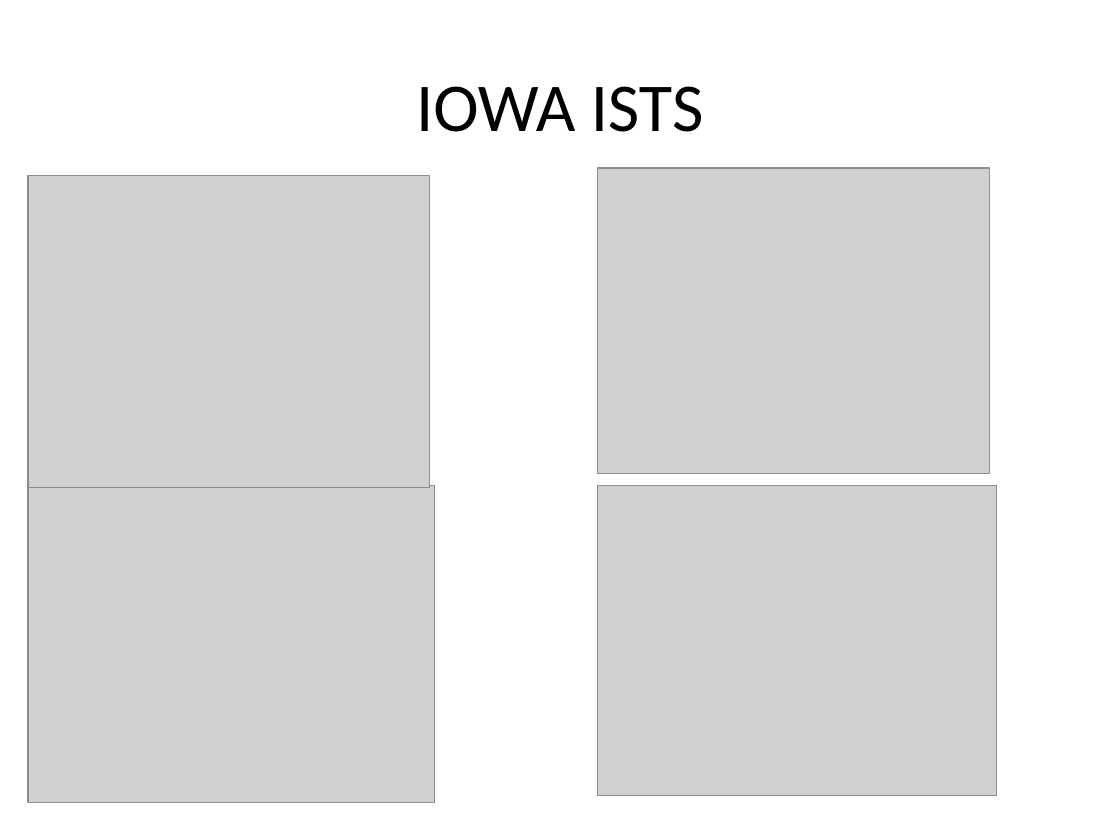
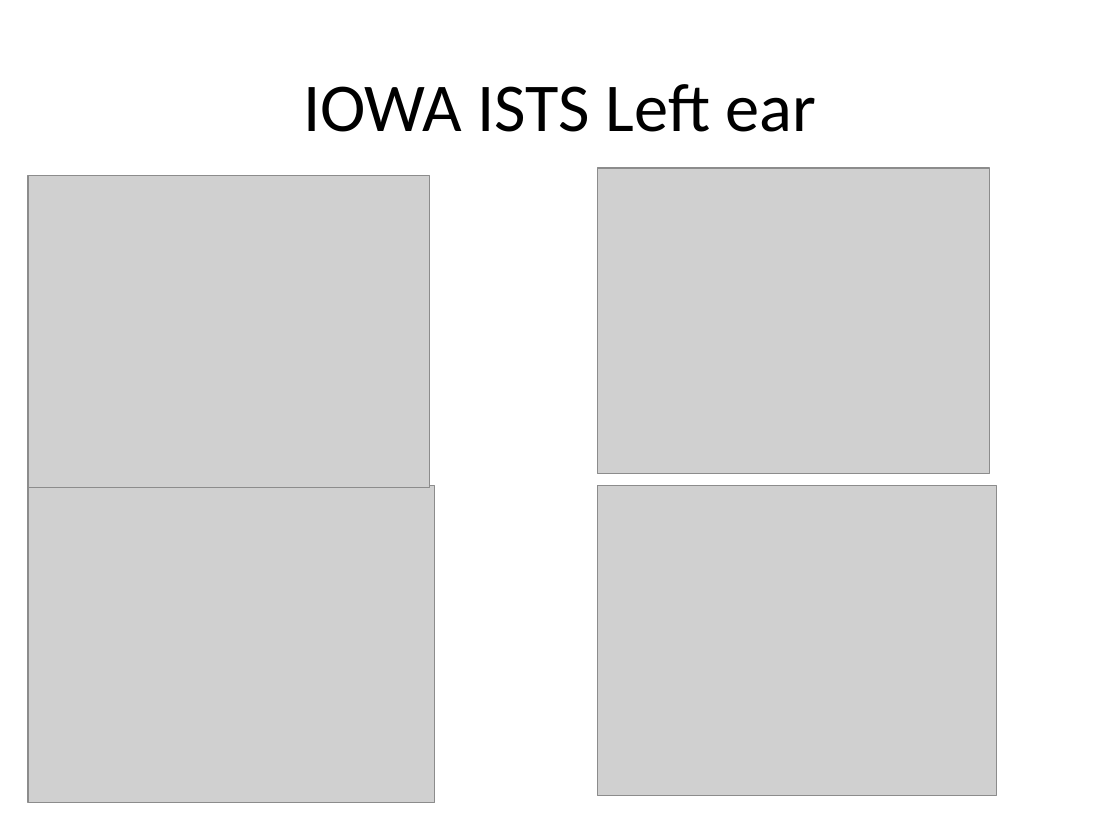
Before and after one commit to mkeomec/SNR-Analysis, a slide deck: slide 5 of STM_HASPI-1-10-2019.pptx. Drawn at 1120x840 pixels with LibreOffice and Linux fonts; fonts in the diff are those of the drawing; grey boxes stand for pictures. Boxes give left, top, right and bottom in pixels: in the first picture for what was removed or moved away, otherwise in the second. Text is boxed around its words. In the diff, an @@ line names an element or a change of style, - is before the commit and + after.

```diff
--- a/STM_HASPI-1-10-2019.pptx
+++ b/STM_HASPI-1-10-2019.pptx
@@ title at bbox=[303, 84, 817, 132]: text changed @@
-IOWA ISTS
+IOWA ISTS Left ear
```
Also in this commit, not shown: 1 other slide changed, 2 slides added, 8 other files.
